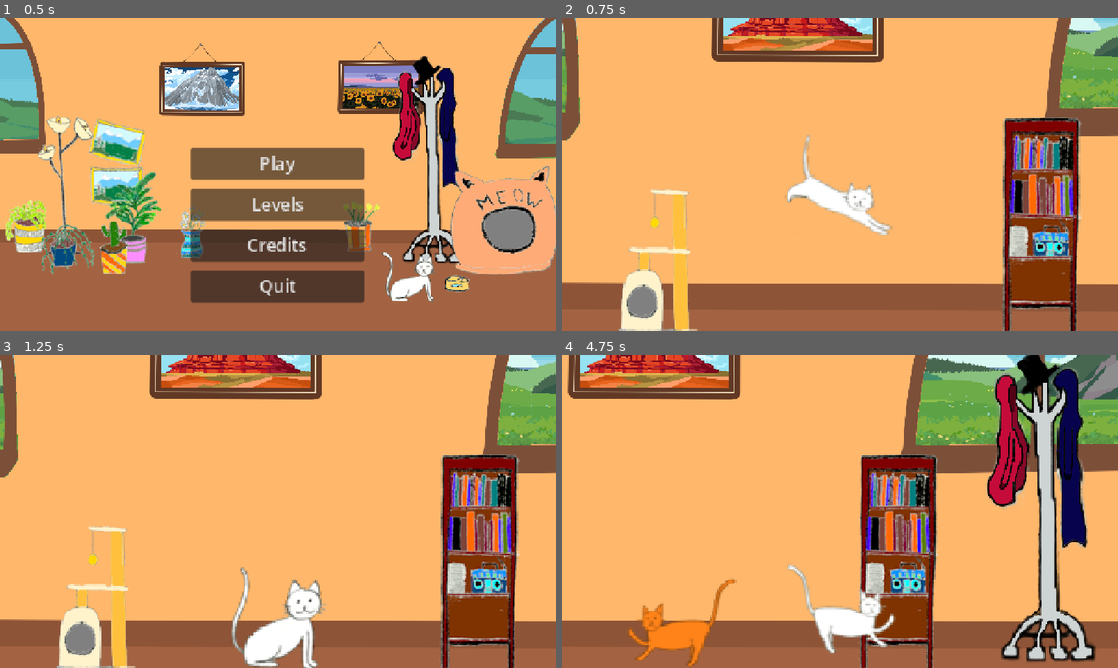
Above: before the commit, frames 1-4 (two rows, left to right).
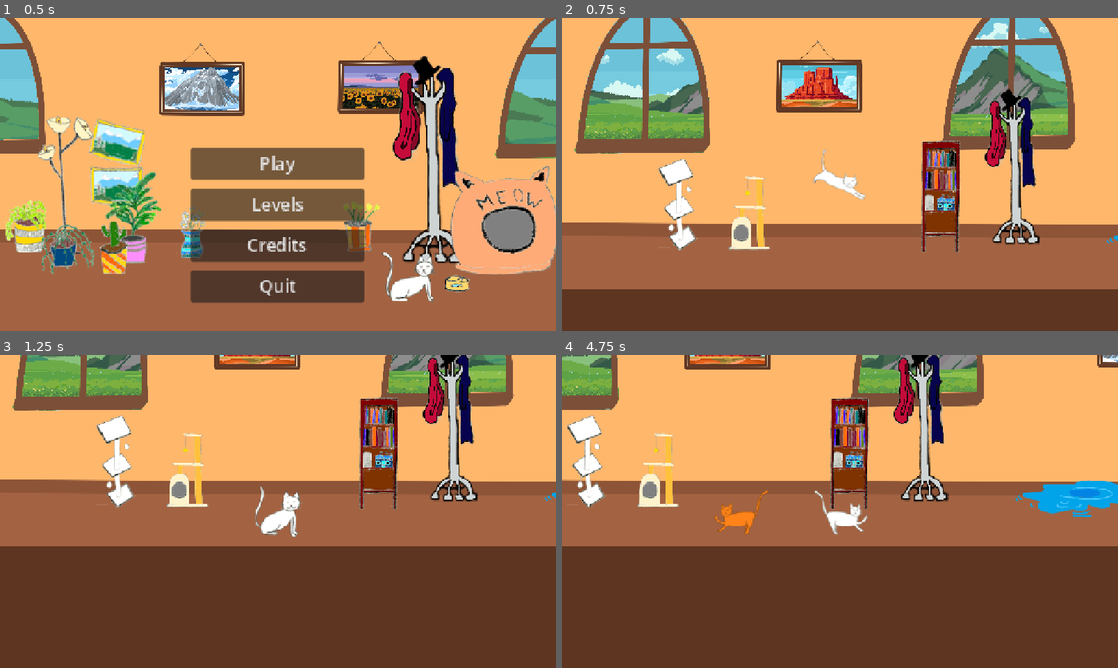
Above: after the commit, the same moments.

Repository: Fantasiel/GameJam25
Game: Godot game, scene res://scenes/menu.tscn
The game is run twice, just before and just after one commit, with the same random seed, the same clock (stepped at 60 frames per second) and the same inputs.
Inputs:
- Up to frame 1 (0.5 s): no input
- Up to frame 2 (0.75 s): click "Play" at 0.5 s
- Up to frame 3 (1.25 s): no input
- Up to frame 4 (4.75 s): hold Right (move_right) 1.28-2.78 s; tap F (interact) at 1.35, 2.85, 4.35 s; tap Space (jump) at 1.52, 2.27, 3.77, 4.52 s; tap Ctrl (replay) at 2.1, 3.6 s; hold Left (move_left) 2.78-3.53 s; hold Right (move_right) from 3.53 s (still down)

Frame 1 is identical in both runs. In frame 2, 69% of the frame differs, in the area x 0-100%, y 0-100%; in frame 3, 81%; in frame 4, 84%.

Commit message:
level 1

Diff:
--- a/scenes/cat/cat_and_ghost.tscn
+++ b/scenes/cat/cat_and_ghost.tscn
@@ -14,10 +14,7 @@
 [node name="Cat" parent="." instance=ExtResource("2_aixp7")]
 
 [node name="Camera2D" type="Camera2D" parent="Cat"]
-limit_left = -640
-limit_top = -720
-limit_right = 1280
-limit_bottom = 360
+zoom = Vector2(0.5, 0.5)
 
 [connection signal="on_replay" from="Ghost" to="." method="_on_ghost_on_replay"]
 [connection signal="on_replay" from="Cat" to="." method="_on_cat_on_replay"]
--- a/scenes/levels/level1/level1.tscn
+++ b/scenes/levels/level1/level1.tscn
@@ -15,19 +15,19 @@
 [ext_resource type="PackedScene" uid="uid://f7h8ggk13bku" path="res://scenes/levels/victory/victory.tscn" id="13_d50gp"]
 
 [sub_resource type="WorldBoundaryShape2D" id="WorldBoundaryShape2D_bvf2d"]
-distance = -360.0
+distance = -312.0
 
 [sub_resource type="WorldBoundaryShape2D" id="WorldBoundaryShape2D_o5tsl"]
 normal = Vector2(0, 1)
-distance = -720.0
+distance = -1195.0
 
 [sub_resource type="WorldBoundaryShape2D" id="WorldBoundaryShape2D_dvtaw"]
 normal = Vector2(1, 0)
-distance = -640.0
+distance = -2141.0
 
 [sub_resource type="WorldBoundaryShape2D" id="WorldBoundaryShape2D_65gyt"]
 normal = Vector2(-1, 0)
-distance = -1280.0
+distance = -4272.0
 
 [sub_resource type="RectangleShape2D" id="RectangleShape2D_u4f7j"]
 size = Vector2(385, 25)
@@ -51,16 +51,20 @@
 offset_bottom = -807.0
 color = Color(1, 0.717647, 0.419608, 1)
 
+[node name="FloorColorRect" type="ColorRect" parent="."]
+offset_left = -2866.0
+offset_top = 550.0
+offset_right = 5326.0
+offset_bottom = 2013.0
+color = Color(0.368445, 0.209514, 0.12688, 1)
+
 [node name="TileMapLayer" type="TileMapLayer" parent="."]
 tile_set = ExtResource("1_dd0lh")
-
-[node name="CatAndGhost" parent="." instance=ExtResource("2_bfxgj")]
-scale = Vector2(4, 4)
 
 [node name="WorldBoundary" type="StaticBody2D" parent="."]
 
 [node name="Bottom" type="CollisionShape2D" parent="WorldBoundary"]
-position = Vector2(0, -1)
+position = Vector2(0, 189)
 shape = SubResource("WorldBoundaryShape2D_bvf2d")
 one_way_collision = true
 
@@ -117,6 +121,9 @@
 position = Vector2(-8, 459.5)
 shape = SubResource("RectangleShape2D_7ac3l")
 
+[node name="CatAndGhost" parent="." instance=ExtResource("2_bfxgj")]
+scale = Vector2(4, 4)
+
 [node name="Water" parent="." instance=ExtResource("5_o5tsl")]
 position = Vector2(1568, 317)
 scale = Vector2(3, 3)
